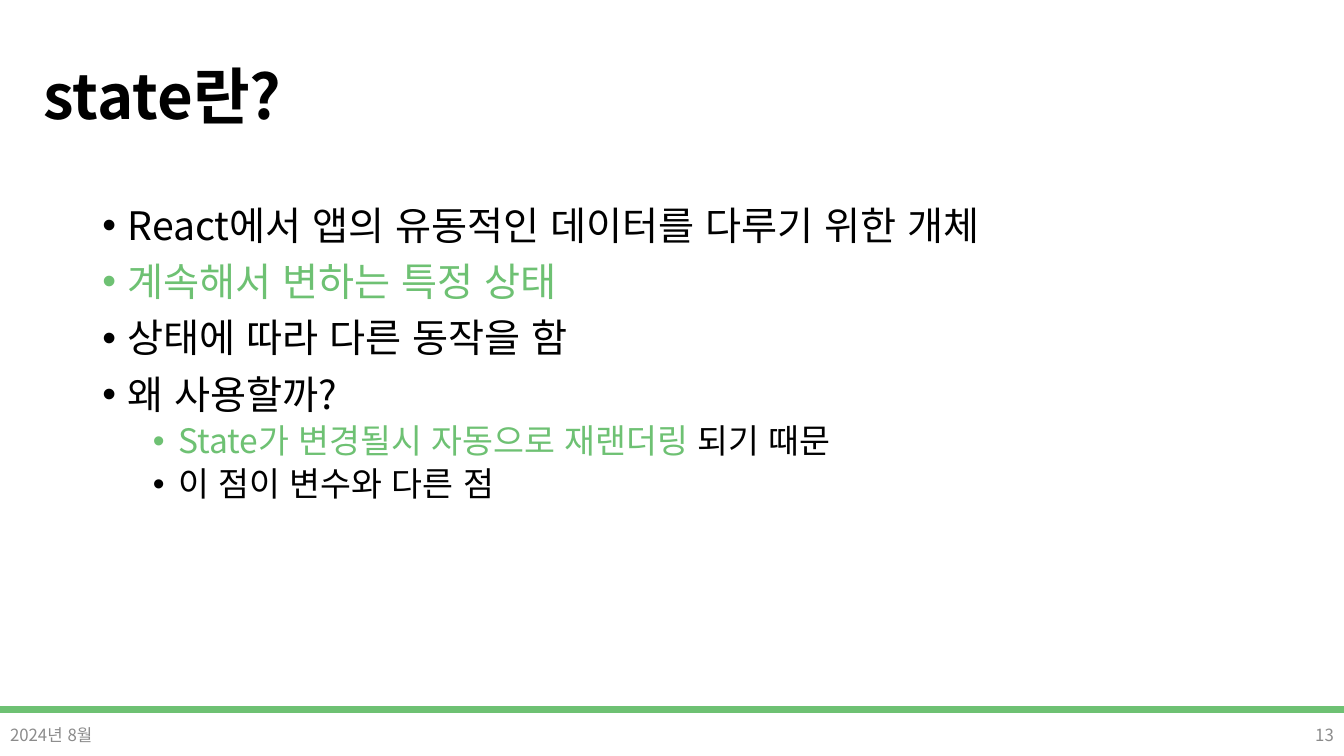
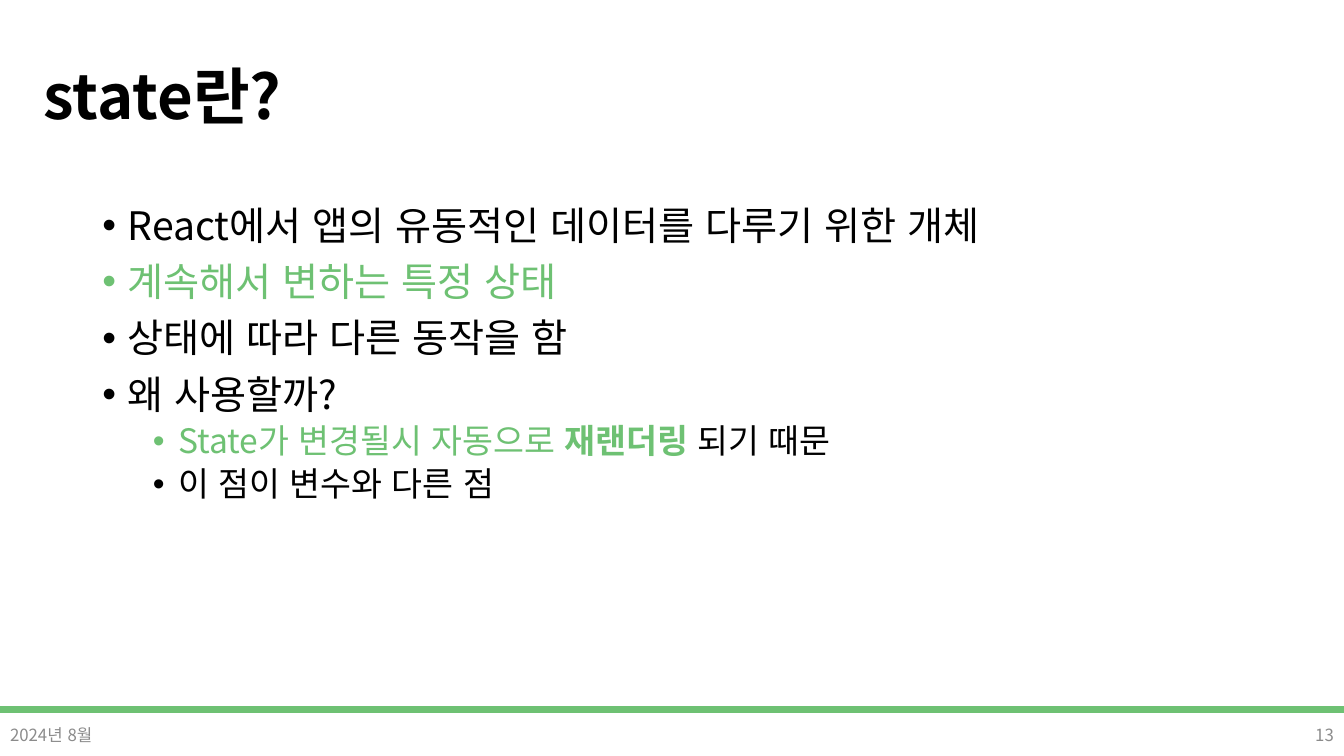
Before and after one commit to DevDamon0527/SeSAC_Yeongdeungpo_Campus_6th, a slide deck: slide 13 of material/[SeSAC_YDP_6] 24_React_Props_State.pptx. Drawn at 1344x756 pixels with LibreOffice and Linux fonts; fonts in the diff are those of the drawing; background and template pictures are left out. Boxes give left, top, right and bottom in pixels: in the first picture for what was removed or moved away, otherwise in the second. Text is boxed around its words. In the diff, an @@ line names an element or a change of style, - is before the commit and + after.

```diff
--- a/material/[SeSAC_YDP_6] 24_React_Props_State.pptx
+++ b/material/[SeSAC_YDP_6] 24_React_Props_State.pptx
@@ text at (178,425,831,456): bold on in "재랜더링" @@
```
Also in this commit, not shown: 5 other slides changed, 4 other files.
